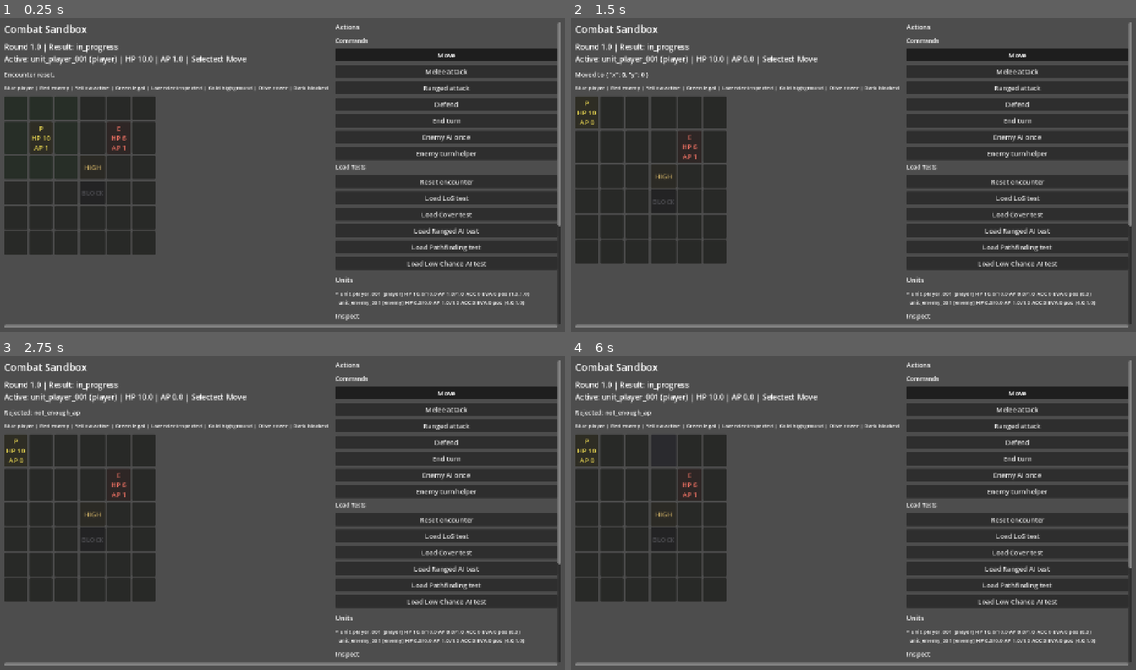
Above: before the commit, frames 1-4 (two rows, left to right).
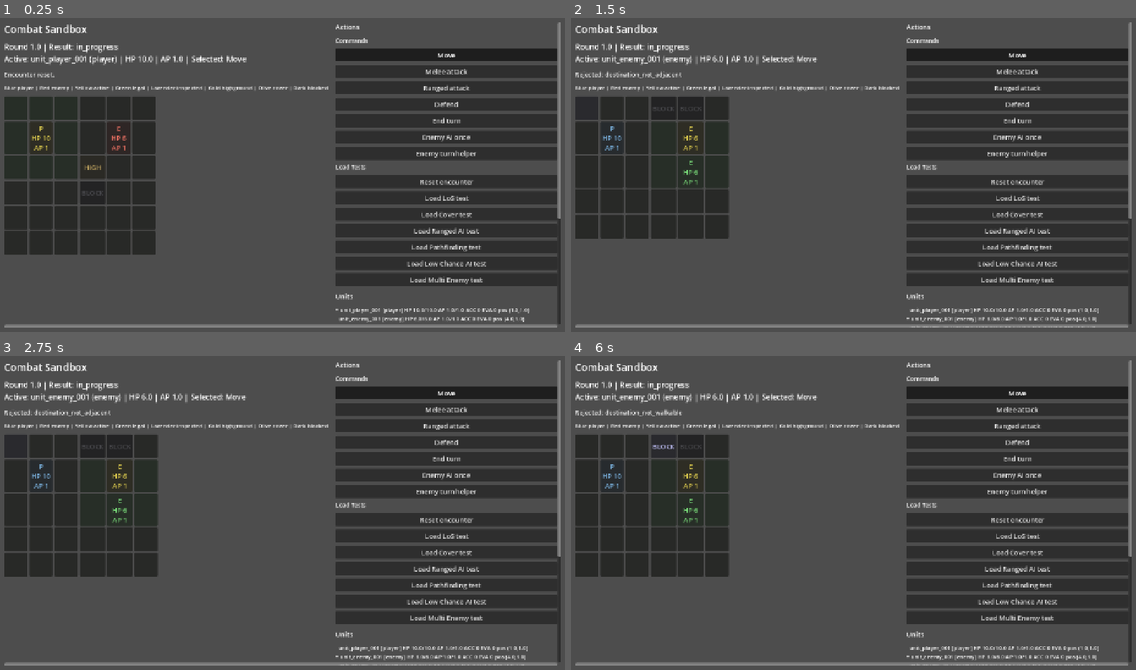
Above: after the commit, the same moments.

Repository: KarolBautrel/game-sdd
Game: Godot game, scene res://scenes/combat/CombatDebug.tscn
Same seed, same stepped clock (60 frames per second), same inputs: the game is played once before the commit and once after it.
Inputs (mouse positions are in pixels of both pictures, inside the frame that each line leads up to):
- Up to frame 1 (0.25 s): no input
- Up to frame 2 (1.5 s): click (1017, 278) at 0.5 s, where only the run after the commit has a clickable "Load Multi Enemy test"; click (587, 109) at 1.27 s
- Up to frame 3 (2.75 s): click (16, 450) at 2 s, where only the run before the commit has a clickable "P HP 10 AP 0"
- Up to frame 4 (6 s): click (610, 450) at 2.77 s; click (610, 447) at 3.52 s; click (638, 450) at 4.27 s; click (638, 447) at 5.02 s; click (661, 450) at 5.77 s

The runs differ from the first frame. In frame 1, 2.6% of the frame differs, in the area x 59-100%, y 63-98%; in frame 2, 6.3%, in the area x 0-100%, y 11-99%; in frame 3, 6.2%; in frame 4, 6.3%.

Commit message:
Add multi-enemy pathing slice

Diff:
--- /dev/null
+++ b/resources/data/combat_encounters/slice_40_multi_enemy_pathing_and_targeting.json
@@ -0,0 +1,75 @@
+{
+  "id": "slice_40_multi_enemy_pathing_and_targeting",
+  "seed": 1040,
+  "grid": {
+    "width": 6,
+    "height": 5,
+    "tiles": [
+      { "x": 0, "y": 0, "type": "floor" },
+      { "x": 1, "y": 0, "type": "floor" },
+      { "x": 2, "y": 0, "type": "floor" },
+      { "x": 3, "y": 0, "type": "blocked" },
+      { "x": 4, "y": 0, "type": "blocked" },
+      { "x": 5, "y": 0, "type": "floor" },
+      { "x": 0, "y": 1, "type": "floor" },
+      { "x": 1, "y": 1, "type": "floor" },
+      { "x": 2, "y": 1, "type": "floor" },
+      { "x": 3, "y": 1, "type": "floor" },
+      { "x": 4, "y": 1, "type": "floor" },
+      { "x": 5, "y": 1, "type": "floor" },
+      { "x": 0, "y": 2, "type": "floor" },
+      { "x": 1, "y": 2, "type": "floor" },
+      { "x": 2, "y": 2, "type": "floor" },
+      { "x": 3, "y": 2, "type": "floor" },
+      { "x": 4, "y": 2, "type": "floor" },
+      { "x": 5, "y": 2, "type": "floor" },
+      { "x": 0, "y": 3, "type": "floor" },
+      { "x": 1, "y": 3, "type": "floor" },
+      { "x": 2, "y": 3, "type": "floor" },
+      { "x": 3, "y": 3, "type": "floor" },
+      { "x": 4, "y": 3, "type": "floor" },
+      { "x": 5, "y": 3, "type": "floor" },
+      { "x": 0, "y": 4, "type": "floor" },
+      { "x": 1, "y": 4, "type": "floor" },
+      { "x": 2, "y": 4, "type": "floor" },
+      { "x": 3, "y": 4, "type": "floor" },
+      { "x": 4, "y": 4, "type": "floor" },
+      { "x": 5, "y": 4, "type": "floor" }
+    ]
+  },
+  "units": [
+    {
+      "id": "unit_player_001",
+      "team": "player",
+      "position": { "x": 1, "y": 1 },
+      "stats": { "max_hp": 10, "strength": 4, "defense": 1, "initiative": 10, "move_points": 3, "max_ap": 1 },
+      "resources": { "hp": 10, "ap": 1 },
+      "statuses": [],
+      "available_actions": ["basic_attack", "move", "defend", "end_turn"]
+    },
+    {
+      "id": "unit_enemy_001",
+      "team": "enemy",
+      "position": { "x": 4, "y": 1 },
+      "stats": { "max_hp": 6, "strength": 3, "defense": 1, "initiative": 8, "move_points": 3, "max_ap": 1 },
+      "resources": { "hp": 6, "ap": 1 },
+      "statuses": [],
+      "available_actions": ["basic_attack", "move", "defend", "end_turn"]
+    },
+    {
+      "id": "unit_enemy_002",
+      "team": "enemy",
+      "position": { "x": 4, "y": 2 },
+      "stats": { "max_hp": 6, "strength": 3, "defense": 1, "initiative": 7, "move_points": 3, "max_ap": 1 },
+      "resources": { "hp": 6, "ap": 1 },
+      "statuses": [],
+      "available_actions": ["basic_attack", "move", "defend", "end_turn"]
+    }
+  ],
+  "turn_state": {
+    "active_unit_id": "unit_enemy_001",
+    "round": 1,
+    "turn_order": ["unit_player_001", "unit_enemy_001", "unit_enemy_002"]
+  },
+  "event_log": []
+}
--- a/scripts/domain/combat_slice_tests.gd
+++ b/scripts/domain/combat_slice_tests.gd
@@ -434,6 +434,27 @@
 			"unit_enemy_001": {"resources": {"ap": 0}, "position": {"x": 3, "y": 1}},
 		},
 	},
+	{
+		"id": "slice_40_multi_enemy_pathing_and_targeting",
+		"encounter": "res://resources/data/combat_encounters/slice_40_multi_enemy_pathing_and_targeting.json",
+		"multi_enemy_ai_commands": true,
+		"expected_events": [
+			"combat_started",
+			"turn_started",
+			"action_performed",
+			"unit_moved",
+			"action_performed",
+			"turn_ended",
+			"turn_started",
+			"action_performed",
+			"unit_moved",
+		],
+		"expected_result": "in_progress",
+		"unit_expectations": {
+			"unit_enemy_001": {"resources": {"ap": 0}, "position": {"x": 3, "y": 1}},
+			"unit_enemy_002": {"resources": {"ap": 0}, "position": {"x": 3, "y": 2}},
+		},
+	},
 ]
 
 
@@ -508,6 +529,34 @@
 
 
 func _commands_for_spec(spec: Dictionary, encounter: Dictionary) -> Array:
+	if spec.get("multi_enemy_ai_commands", false):
+		var first_command: Dictionary = CombatResolver.choose_enemy_command(encounter)
+		if first_command["action_id"] != "move":
+			push_error("%s: expected first AI move, got %s" % [spec["id"], first_command["action_id"]])
+		if first_command["actor_id"] != "unit_enemy_001":
+			push_error("%s: expected first AI actor unit_enemy_001, got %s" % [spec["id"], first_command["actor_id"]])
+		if not _positions_equal(first_command["target"].get("position", {}), {"x": 3, "y": 1}):
+			push_error("%s: expected first AI position {x:3,y:1}, got %s" % [spec["id"], first_command["target"].get("position", {})])
+
+		var end_turn := {
+			"id": "cmd_002",
+			"type": "perform_action",
+			"actor_id": "unit_enemy_001",
+			"action_id": "end_turn",
+			"target": {"type": "none"},
+		}
+		var after_first: Dictionary = CombatResolver.simulate(encounter, [first_command, end_turn])["state"]
+		var second_command: Dictionary = CombatResolver.choose_enemy_command(after_first)
+		if second_command["action_id"] != "move":
+			push_error("%s: expected second AI move, got %s" % [spec["id"], second_command["action_id"]])
+		if second_command["actor_id"] != "unit_enemy_002":
+			push_error("%s: expected second AI actor unit_enemy_002, got %s" % [spec["id"], second_command["actor_id"]])
+		if not _positions_equal(second_command["target"].get("position", {}), {"x": 3, "y": 2}):
+			push_error("%s: expected second AI position {x:3,y:2}, got %s" % [spec["id"], second_command["target"].get("position", {})])
+		if _positions_equal(first_command["target"].get("position", {}), second_command["target"].get("position", {})):
+			push_error("%s: enemies chose the same destination" % spec["id"])
+		return [first_command, end_turn, second_command]
+
 	if spec.get("ai_command", false):
 		var command: Dictionary = CombatResolver.choose_enemy_command(encounter)
 		if command["action_id"] != spec["expected_command_action"]:
--- a/scripts/presentation/combat_debug.gd
+++ b/scripts/presentation/combat_debug.gd
@@ -8,10 +8,11 @@
 const RANGED_AI_TEST_ENCOUNTER_PATH := "res://resources/data/combat_encounters/slice_30_enemy_ai_ranged_attack.json"
 const PATHFINDING_TEST_ENCOUNTER_PATH := "res://resources/data/combat_encounters/slice_31_enemy_ai_pathfinds_around_blocked_tile.json"
 const LOW_CHANCE_AI_TEST_ENCOUNTER_PATH := "res://resources/data/combat_encounters/slice_34_enemy_ai_approaches_low_chance_ranged_target.json"
+const MULTI_ENEMY_TEST_ENCOUNTER_PATH := "res://resources/data/combat_encounters/slice_40_multi_enemy_pathing_and_targeting.json"
 const TILE_SIZE := 56
 const TILE_GAP := 4
 const COMMAND_ACTION_IDS := ["move", "basic_attack", "ranged_attack", "defend", "end_turn", "enemy_ai", "enemy_turn"]
-const SCENARIO_ACTION_IDS := ["reset", "load_los_test", "load_cover_test", "load_ranged_ai_test", "load_pathfinding_test", "load_low_chance_ai_test"]
+const SCENARIO_ACTION_IDS := ["reset", "load_los_test", "load_cover_test", "load_ranged_ai_test", "load_pathfinding_test", "load_low_chance_ai_test", "load_multi_enemy_test"]
 const ACTION_LABELS := {
 	"move": "Move",
 	"basic_attack": "Melee attack",
@@ -26,6 +27,7 @@
 	"load_ranged_ai_test": "Load Ranged AI test",
 	"load_pathfinding_test": "Load Pathfinding test",
 	"load_low_chance_ai_test": "Load Low Chance AI test",
+	"load_multi_enemy_test": "Load Multi Enemy test",
 }
 
 @onready var grid_container: GridContainer = %GridContainer
@@ -273,6 +275,9 @@
 		elif action_id == "load_low_chance_ai_test":
 			current_encounter_path = LOW_CHANCE_AI_TEST_ENCOUNTER_PATH
 			_reset_debug_encounter()
+		elif action_id == "load_multi_enemy_test":
+			current_encounter_path = MULTI_ENEMY_TEST_ENCOUNTER_PATH
+			_reset_debug_encounter()
 		elif action_id == "enemy_turn":
 			_run_enemy_turn_helper()
 		elif action_id == "enemy_ai":
Not shown, changed: docs/specs/combat/milestones/001_combat_core_debug_loop.md
Not shown, added: docs/specs/combat/slices/040_multi_enemy_pathing_and_targeting.md
